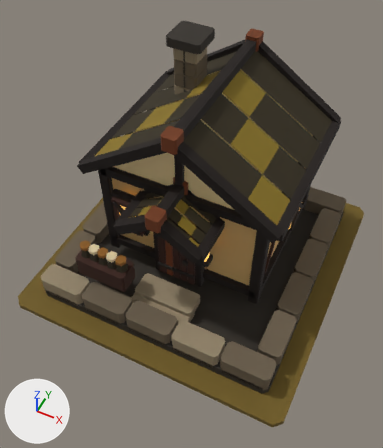
The glTF model art/cottage_t2/cottage_t2.glb, before and after one commit.
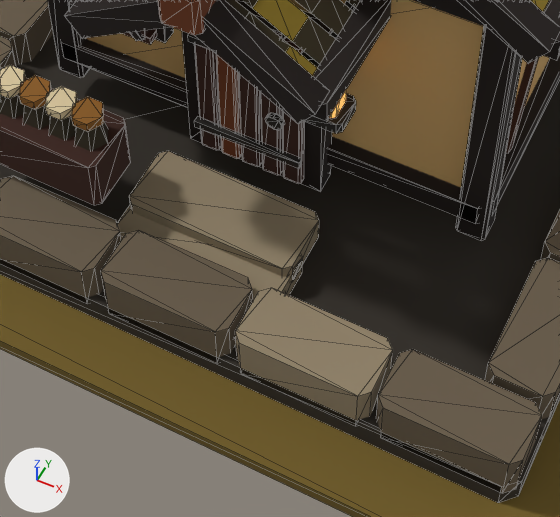
Each version is shown whole from a 50 mm camera at (1.25, -2.71, 3.76) aimed at (0.02, -0.27, 0.71), then close up on the part from 24% to 74% of the width and 49% to 89% of the height. The axes (+X, +Y, +Z) are drawn at lower left. The lights are the same throughout. The first two pictures are the older version. The close-ups show mesh edges as thin lines.

The older version as bpy lines, for what is in view:
```python
me_mmr___cottage___t02_architecture_mesh_001 = bpy.data.meshes.new('MMR | cottage | T02 Architecture Mesh.001')
me_mmr___cottage___t02_architecture_mesh_001.from_pydata(...)  # 1424 vertices, 2288 faces; spans x -1.0..1.0, y -1.0..1.0, z 0.0..1.82
# faces by material slot: [2224, 64]
me_mmr___cottage___t02_architecture_mesh_001.materials.append(mat_mmr___shared_palette_atlas)  # picture img_mmr_shared_color_palette_64
me_mmr___cottage___t02_architecture_mesh_001.materials.append(mat_mmr___amber)  # orange #ffc06a, glowing orange #daa459
me_mmr___cottage___tier_02_ground_mesh_001 = bpy.data.meshes.new('MMR | cottage | Tier 02 Ground Mesh.001')
me_mmr___cottage___tier_02_ground_mesh_001.from_pydata(...)  # 16 vertices, 28 faces; spans x -1.17..1.17, y -1.17..1.17, z -0.05..0.0
me_mmr___cottage___tier_02_ground_mesh_001.materials.append(mat_mmr___shared_palette_atlas)  # picture img_mmr_shared_color_palette_64
ob_mmr___cottage___t02_architecture_001 = bpy.data.objects.new('MMR | cottage | T02 Architecture.001', me_mmr___cottage___t02_architecture_mesh_001)
ob_mmr___cottage___t02_architecture_001.location = (0.0, 0.0, 0.05)
ob_mmr___cottage___tier_02_ground_001 = bpy.data.objects.new('MMR | cottage | Tier 02 Ground.001', me_mmr___cottage___tier_02_ground_mesh_001)
ob_mmr___cottage___tier_02_ground_001.location = (0.0, 0.0, 0.05)
```
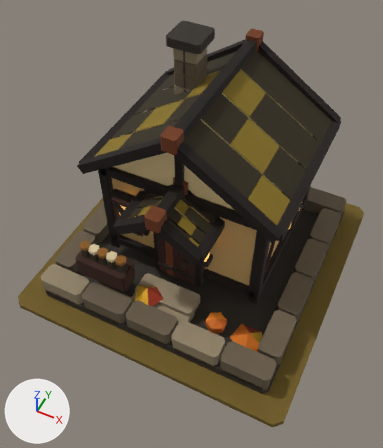
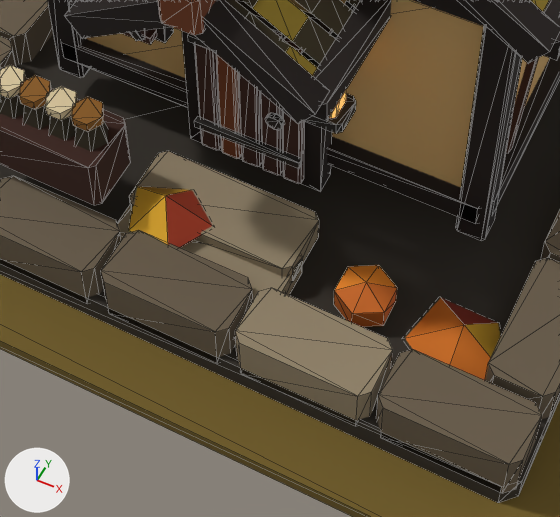
The edits, one by one:
Mesh me_mmr___cottage___t02_autumn_dressing_001 is new.
It has 43 vertices, 43 faces and spans x -0.96..0.87, y -0.84..0.98, z 0.09..0.32.
It uses material mat_mmr___shared_palette_atlas (picture img_mmr_shared_color_palette_64).
Object 'MMR | cottage | T02 Autumn Dressing.001' (ob_mmr___cottage___t02_autumn_dressing_001) is new; it shows me_mmr___cottage___t02_autumn_dressing_001.
Its location is (0.0, 0.0, 0.05).

Changed parts and their boxes [x1, y1, x2, y2] in the close-ups (560 x 517 px):
'MMR | cottage | T02 Autumn Dressing.001', added (orange)
    after: [129, 186, 500, 380]
